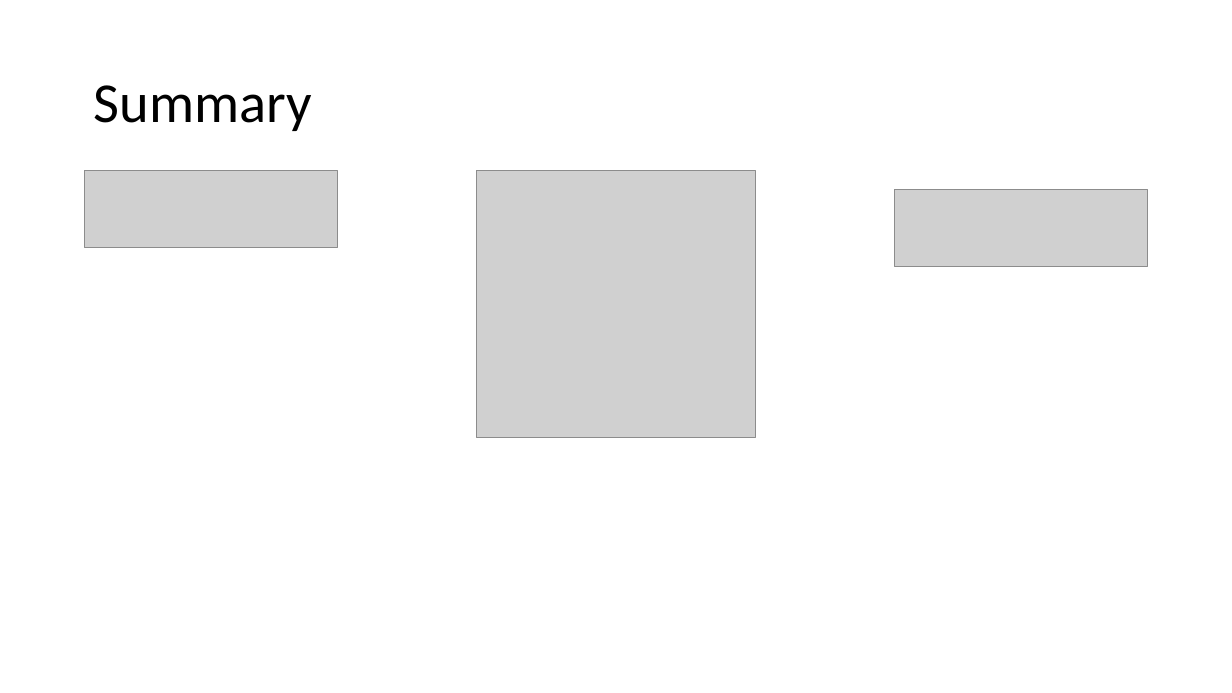
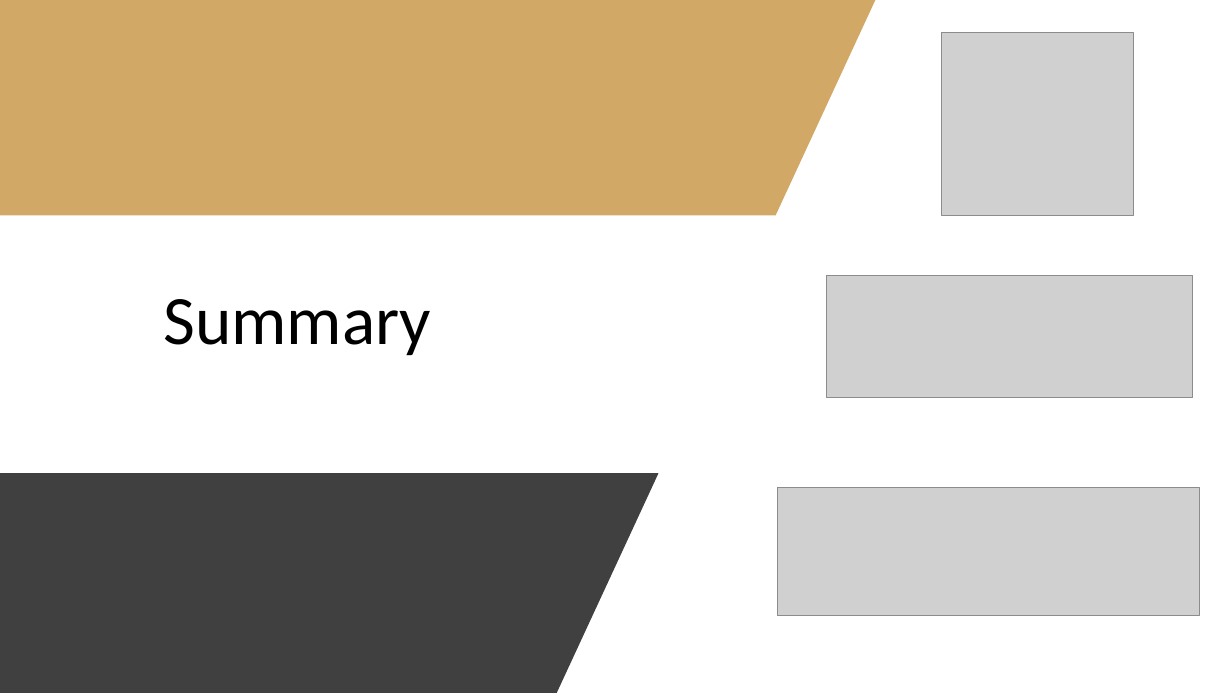
Before and after one commit to CleverMoose33/FoodGiantFlyerPrototypes, a slide deck: slide 13 of Project Documentation/Capstone Documents/Hagerman_Kendrick_FoodGiantPresentation.pptx (slide 10 before the commit). Drawn at 1232x693 pixels with LibreOffice and Linux fonts; fonts in the diff are those of the drawing; grey boxes stand for pictures. Boxes give left, top, right and bottom in pixels: in the first picture for what was removed or moved away, otherwise in the second. Text is boxed around its words. In the diff, an @@ line names an element or a change of style, - is before the commit and + after.

```diff
--- a/Project Documentation/Capstone Documents/Hagerman_Kendrick_FoodGiantPresentation.pptx
+++ b/Project Documentation/Capstone Documents/Hagerman_Kendrick_FoodGiantPresentation.pptx
@@ freeform shape added at (0,0,875,215), fill #D1A866 @@
@@ picture: place and size @@
-picture at (477,171,756,437)
+picture at (942,32,1133,215)
@@ title "Summary": place and size @@
-title "Summary" at (94,85,312,131)
+title "Summary" at (163,299,431,356)
@@ title "Summary" at (163,299,431,356): size 44 to 54 pt; vertical alignment middle to bottom @@
@@ picture: place and size @@
-picture at (895,189,1147,266)
+picture at (826,275,1192,398)
@@ freeform shape added at (0,473,659,693), fill #404040 @@
@@ picture: place and size @@
-picture at (85,171,337,248)
+picture at (778,487,1201,616)
```
Also in this commit, not shown: 2 other slides changed, 11 slides added, 7 slides removed, 9 other files.
